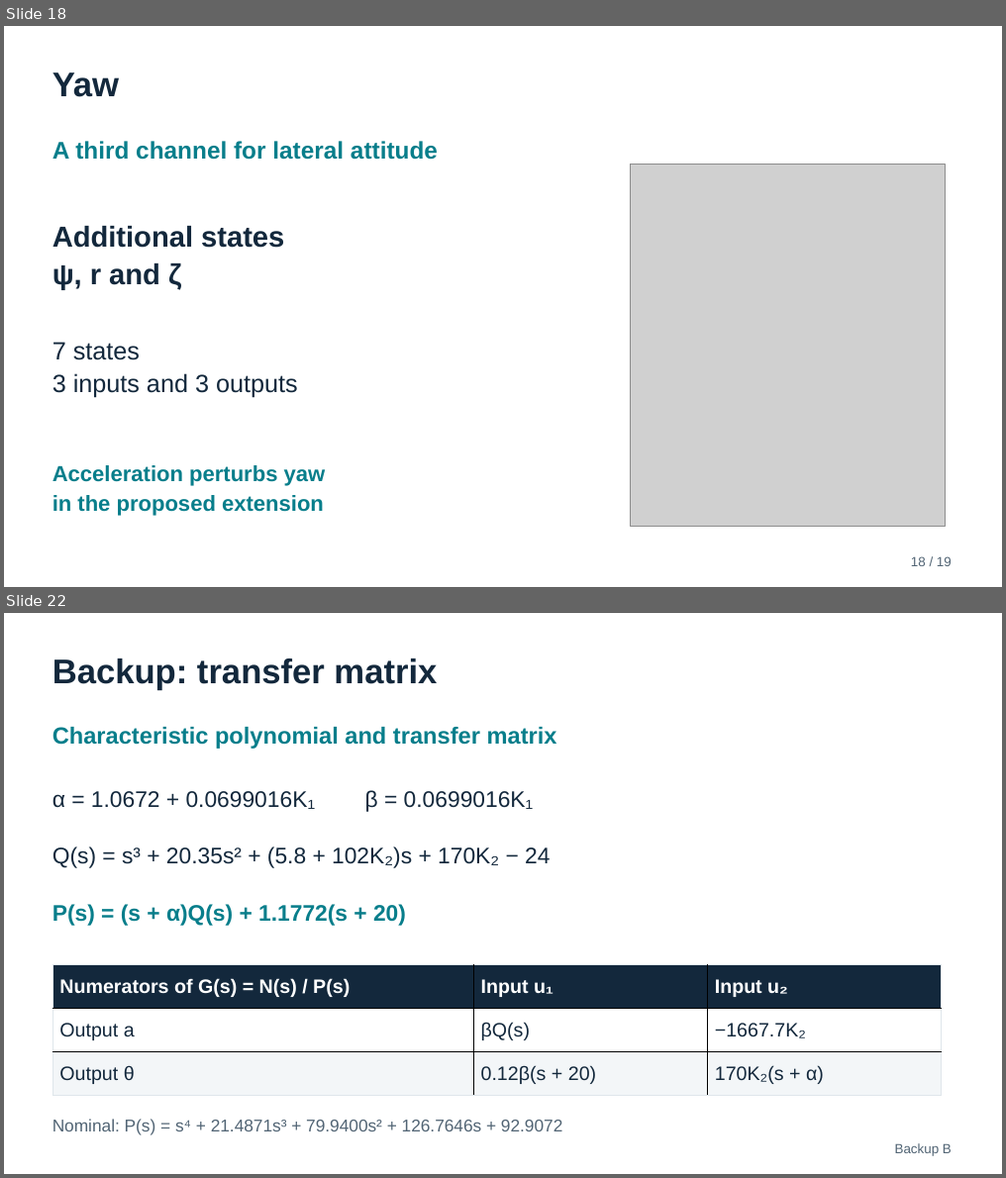
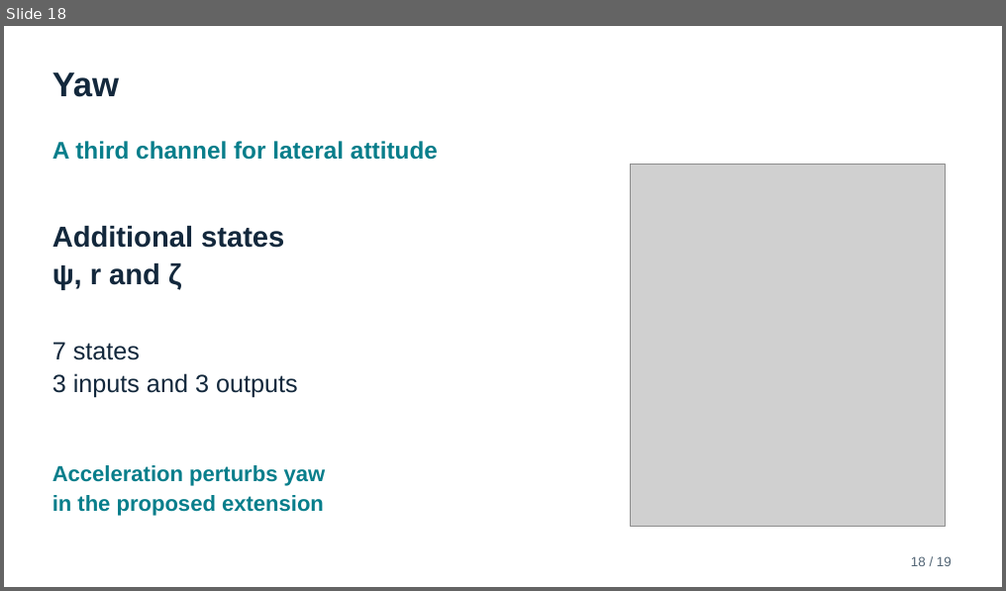
Before and after one commit to byronGalileo/TSII-Cohete-proyect, a slide deck: Proyecto_Cohete_EN.pptx. Shown one above the other, each under a label of ours: slides 18 and 22 before the commit, slide 18 after it; the slides between them are not shown. The pictures are 1006x1178 and 1006x591 pixels, drawn with LibreOffice and Linux fonts; fonts in the diff are those of the drawing; grey boxes stand for pictures. Boxes give left, top, right and bottom in pixels: in the first picture for what was removed or moved away, otherwise in the second. Text is boxed around its words. In the diff, an @@ line names an element or a change of style, - is before the commit and + after.

```diff
--- a/Proyecto_Cohete_EN.pptx
+++ b/Proyecto_Cohete_EN.pptx
@@ slide 22 removed at (x1=4, y1=613, x2=1002, y2=1174), background #FFFFFF @@
@@ text removed at (x1=53, y1=659, x2=437, y2=690) @@
-Backup: transfer matrix
@@ text removed at (x1=53, y1=727, x2=557, y2=749) @@
-Characteristic polynomial and transfer matrix
@@ text removed at (x1=53, y1=790, x2=534, y2=812) @@
-α = 1.0672 + 0.0699016K₁ β = 0.0699016K₁
@@ text removed at (x1=53, y1=847, x2=549, y2=868) @@
-Q(s) = s³ + 20.35s² + (5.8 + 102K₂)s + 170K₂ − 24
@@ text removed at (x1=53, y1=904, x2=406, y2=926) @@
-P(s) = (s + α)Q(s) + 1.1772(s + 20)
@@ table removed at (x1=53, y1=964, x2=941, y2=1096), 3 rows, 3 columns @@
-Numerators of G(s) = N(s) / P(s) | Input u₁ | Input u₂
-Output a | βQ(s) | −1667.7K₂
-Output θ | 0.12β(s + 20) | 170K₂(s + α)
@@ text removed at (x1=53, y1=1119, x2=562, y2=1135) @@
-Nominal: P(s) = s⁴ + 21.4871s³ + 79.9400s² + 126.7646s + 92.9072
@@ text removed at (x1=895, y1=1144, x2=951, y2=1157) @@
-Backup B
```
Also in this commit, not shown: 9 slides changed, 3 other slides removed, 1 other file.
